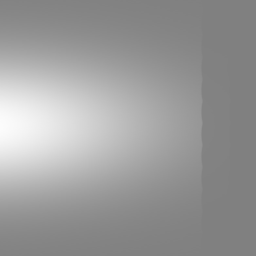
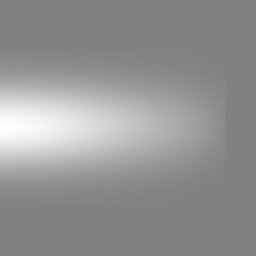
Before/after of a 256px x 256px layered artwork. What changed in the layer stack:
painted on "Camada 2" over [0, 0, 227, 256]
